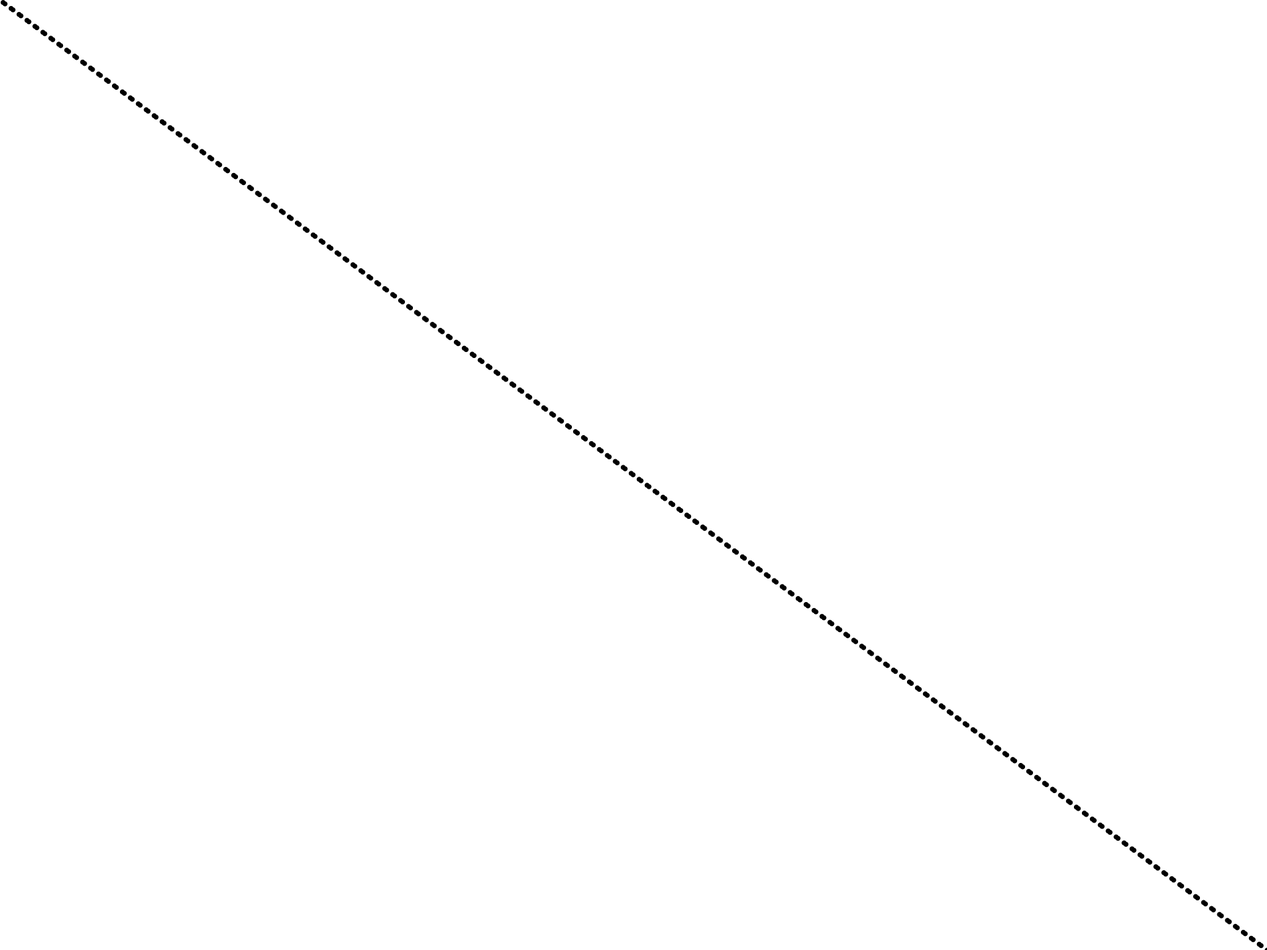
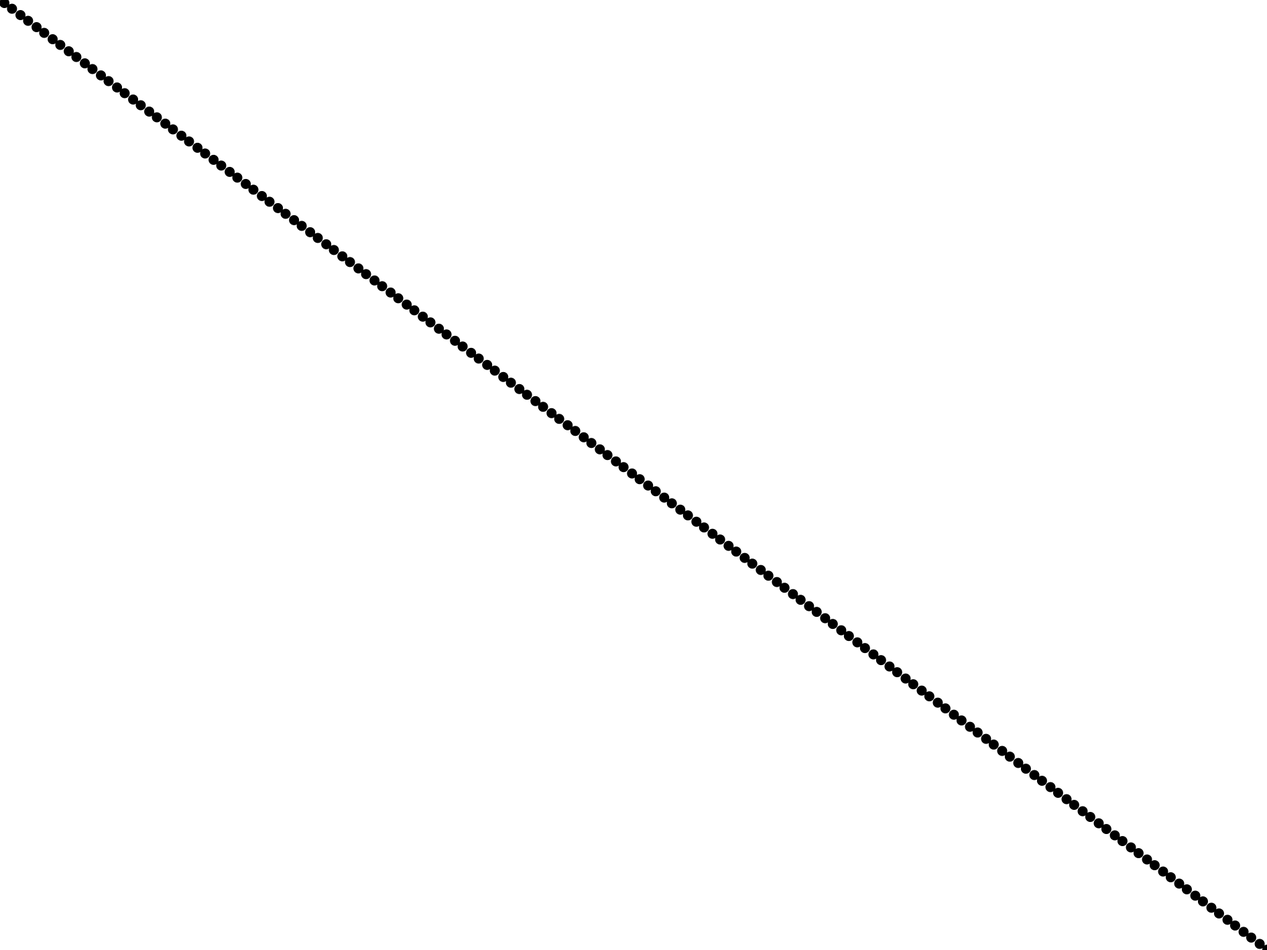
Layers edited between the first and the second 1267px x 950px image:
painted on "Line 2" over [0, 0, 1267, 950]
